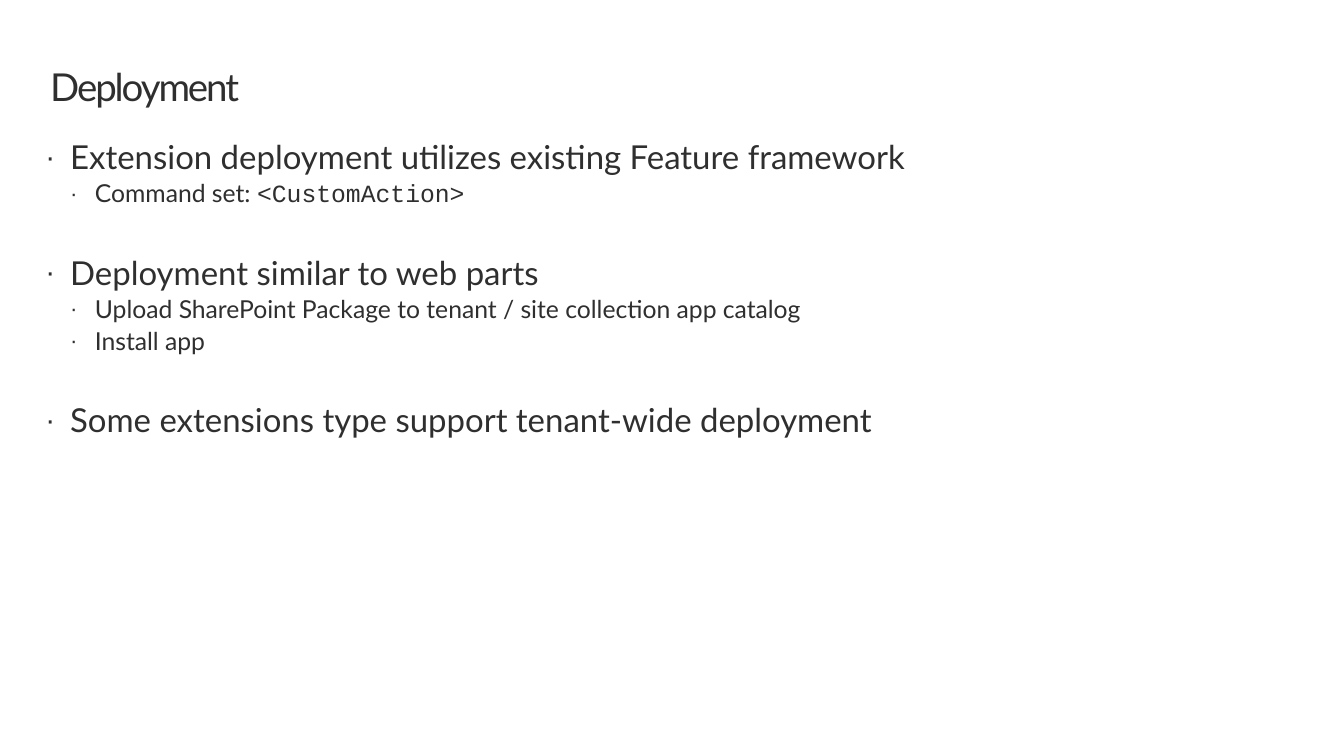
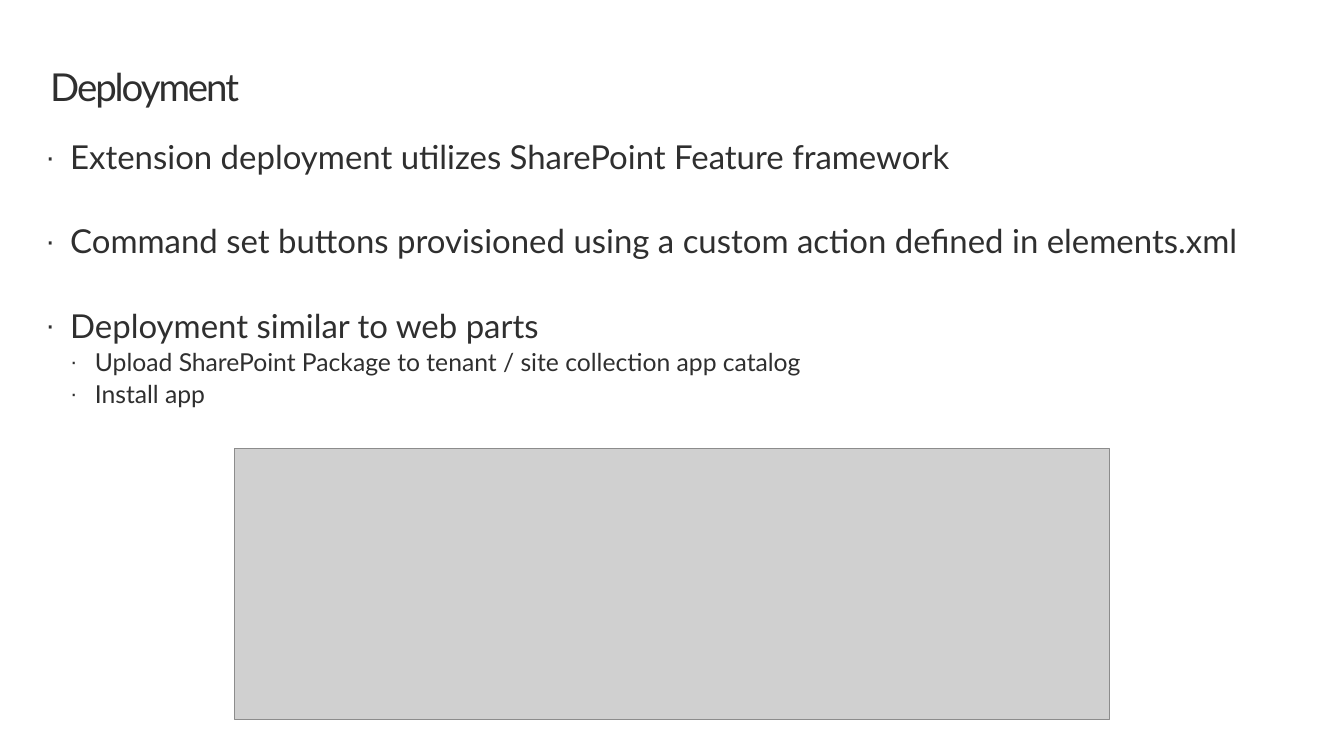
Before and after one commit to SharePoint/sp-dev-training-spfx-extensions, a slide deck: slide 7 of 03 commandset.pptx. Drawn at 1344x756 pixels with LibreOffice and Linux fonts; fonts in the diff are those of the drawing; grey boxes stand for pictures; background and template pictures are left out. Boxes give left, top, right and bottom in pixels: in the first picture for what was removed or moved away, otherwise in the second. Text is boxed around its words. In the diff, an @@ line names an element or a change of style, - is before the commit and + after.

```diff
--- a/03 commandset.pptx
+++ b/03 commandset.pptx
@@ text at [70,144,1237,259]: text changed @@
-· Extension deployment utilizes existing Feature framework
-  · Command set: <CustomAction>
+· Extension deployment utilizes SharePoint Feature framework
+· Command set buttons provisioned using a custom action defined in elements.xml
@@ text at [70,407,872,438]: paragraph removed @@
-· Some extensions type support tenant-wide deployment
@@ picture added at [234,449,1110,719] @@
```
Also in this commit, not shown: 2 slides added, 27 other files.
